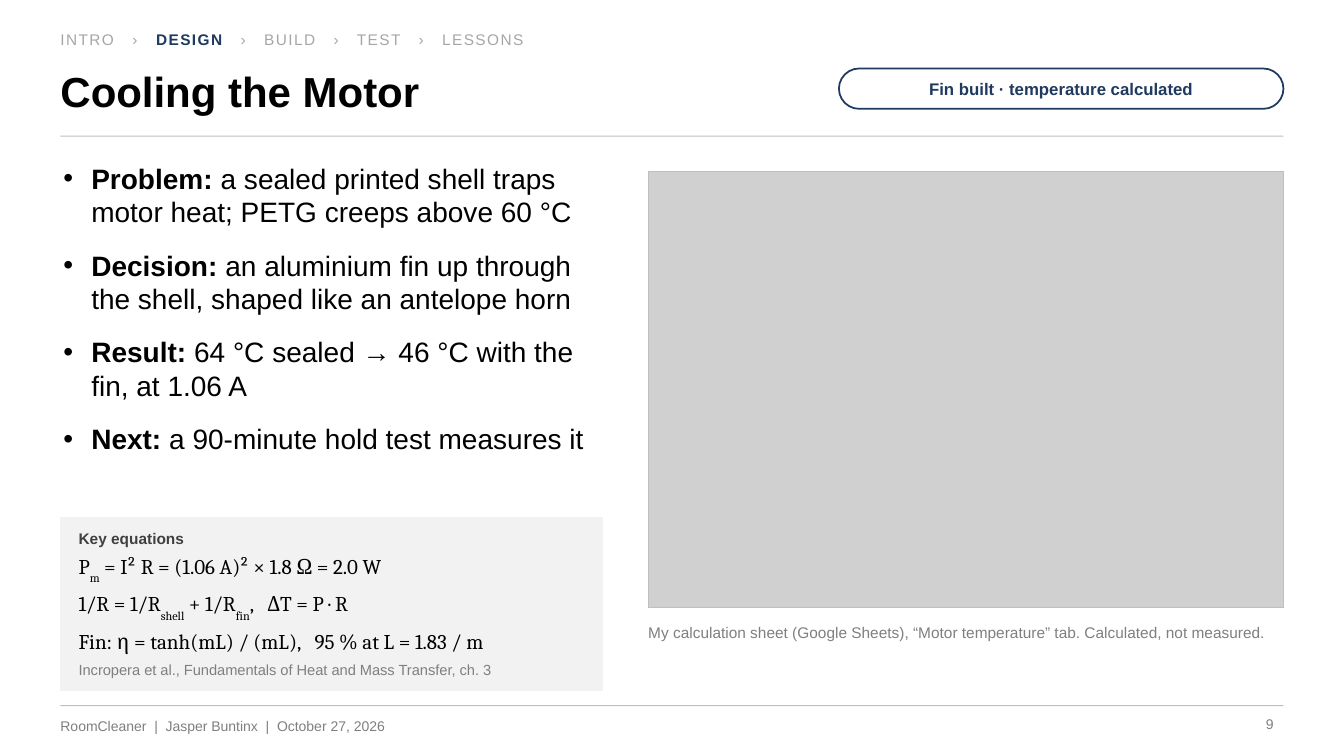
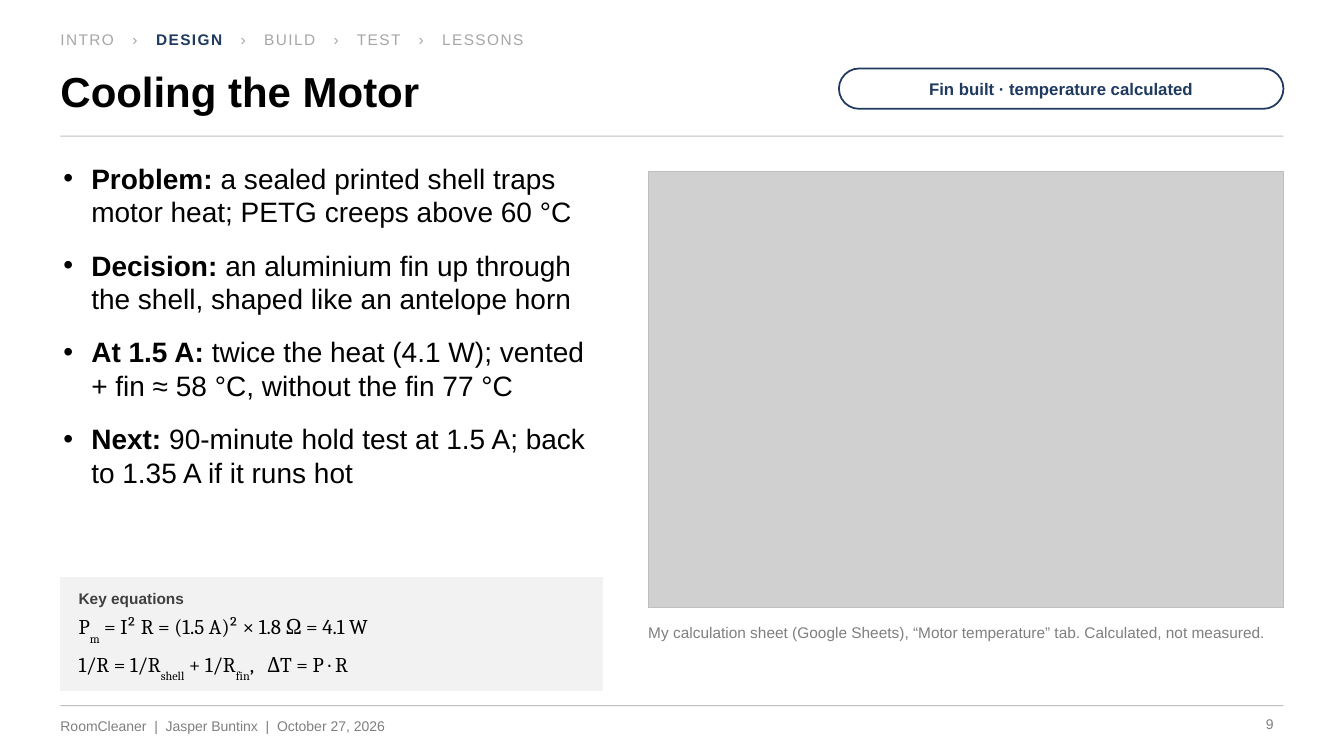
Before and after one commit to Jaspario1199/RoomCleaner, a slide deck: slide 9 of docs/presentation/deck_v5/RoomCleaner_Buntinx_Oct27_v5.pptx. Drawn at 1344x756 pixels with LibreOffice and Linux fonts; fonts in the diff are those of the drawing; grey boxes stand for pictures. Boxes give left, top, right and bottom in pixels: in the first picture for what was removed or moved away, otherwise in the second. Text is boxed around its words. In the diff, an @@ line names an element or a change of style, - is before the commit and + after.

```diff
--- a/docs/presentation/deck_v5/RoomCleaner_Buntinx_Oct27_v5.pptx
+++ b/docs/presentation/deck_v5/RoomCleaner_Buntinx_Oct27_v5.pptx
@@ text at (x1=91, y1=341, x2=585, y2=484): text changed @@
-• Result: 64 °C sealed → 46 °C with the fin, at 1.06 A
-• Next: a 90-minute hold test measures it
+• At 1.5 A: twice the heat (4.1 W); vented + fin ≈ 58 °C, without the fin 77 °C
+• Next: 90-minute hold test at 1.5 A; back to 1.35 A if it runs hot
@@ rectangle resized from (x1=60, y1=517, x2=603, y2=691) to (x1=60, y1=578, x2=603, y2=691) @@
@@ text "Key equations" moved from (x1=79, y1=533, x2=184, y2=547) to (x1=79, y1=593, x2=184, y2=607) @@
@@ text "Pm = I² R = ..." moved from (x1=79, y1=557, x2=483, y2=654) to (x1=79, y1=617, x2=368, y2=675) @@
@@ text at (x1=120, y1=617, x2=368, y2=637): text changed @@
-Pm = I² R = (1.06 A)² × 1.8 Ω = 2.0 W
+Pm = I² R = (1.5 A)² × 1.8 Ω = 4.1 W
@@ text at (x1=79, y1=634, x2=483, y2=654): paragraph removed @@
-Fin: η = tanh(mL) / (mL), 95 % at L = 1.83 / m
@@ text removed at (x1=79, y1=664, x2=491, y2=678) @@
-Incropera et al., Fundamentals of Heat and Mass Transfer, ch. 3
```
Also in this commit, not shown: 5 other slides changed, 18 other files.
